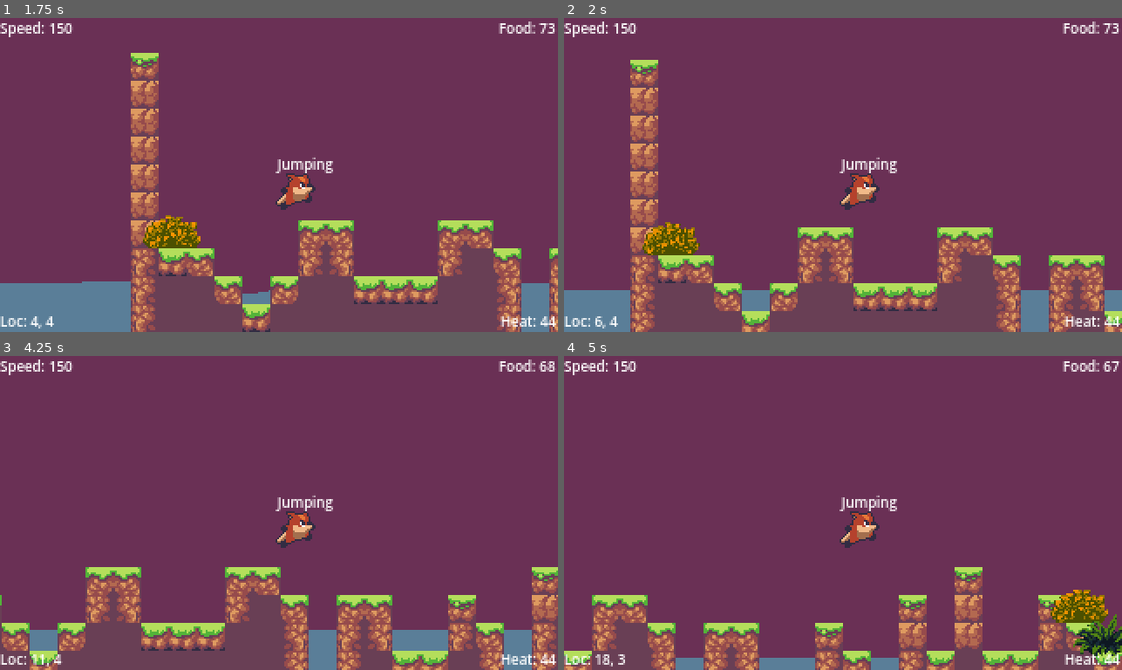
Above: before the commit, frames 1-4 (two rows, left to right).
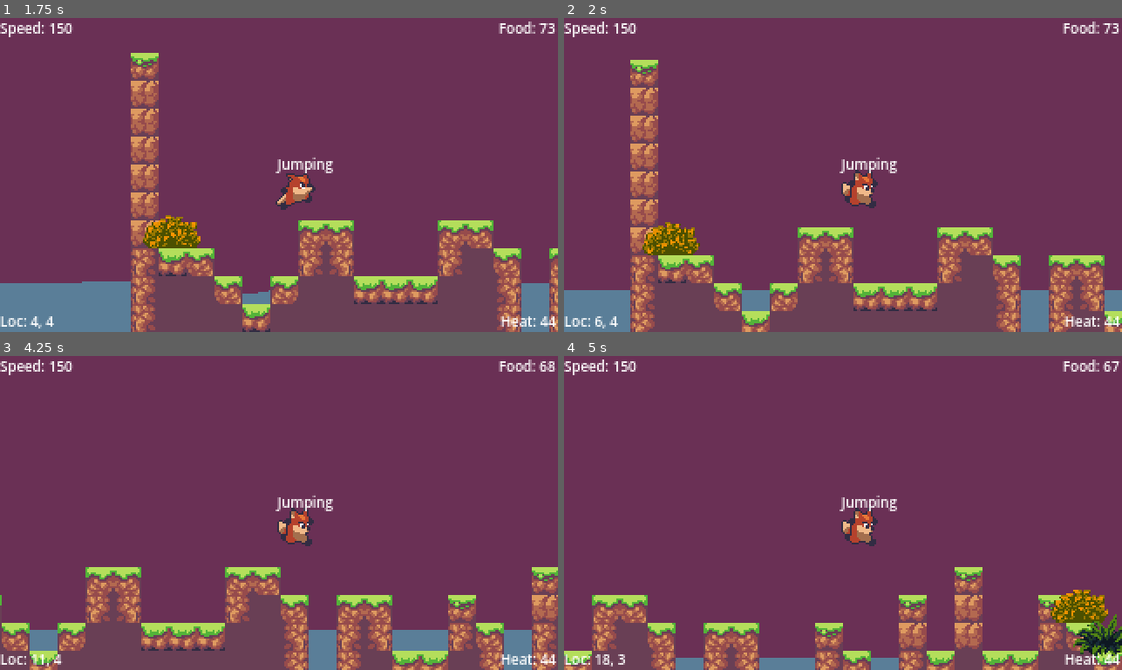
Above: after the commit, the same moments.

Repository: JP-Dhabolt/fox-in-a-firestorm
Game: Godot game, scene res://scenes/levels/Main.tscn
Two runs of this game, one before a commit and one after it. Both use one fixed random seed, a clock stepped at 60 frames per second and the inputs below. The engine's default icon, where the game draws it, is replaced by a stand-in: a white triangle on a blue panel in a dark square.
Inputs:
- Up to frame 1 (1.75 s): click "Test Level" at 0.5 s; hold D (move_right) from 1.28 s (still down); tap Space (jump) at 1.35, 1.52 s
- Up to frame 2 (2 s): keep holding D (move_right); tap Space (jump) at 1.82 s
- Up to frame 3 (4.25 s): tap S (pounce) at 2.1, 3.6 s; tap Space (jump) at 2.27, 2.3, 2.57, 2.85, 3.77, 3.8, 4.07 s; tap Enter at 2.75 s; release D (move_right) at 2.78 s; hold A (move_left) 2.78-3.53 s; hold D (move_right) from 3.53 s (still down)
- Up to frame 4 (5 s): keep holding D (move_right); tap Space (jump) at 4.35, 4.52, 4.82 s

Frame 1 is identical in both runs. In frame 2, 0.3% of the frame differs, in the area x 49-57%, y 48-62%; in frame 3, 0.3%; in frame 4, 0.3%.

Commit message:
Fix jump animation

Diff:
--- a/game/scenes/characters/Player/Player.tscn
+++ b/game/scenes/characters/Player/Player.tscn
@@ -25,6 +25,10 @@
 atlas = ExtResource("2_ljqyf")
 region = Rect2(33, 0, 33, 32)
 
+[sub_resource type="AtlasTexture" id="12"]
+atlas = ExtResource("5_pxfw4")
+region = Rect2(33, 0, 33, 32)
+
 [sub_resource type="AtlasTexture" id="21"]
 atlas = ExtResource("3_iif8v")
 region = Rect2(0, 0, 33, 32)
@@ -53,10 +57,6 @@
 atlas = ExtResource("5_pxfw4")
 region = Rect2(0, 0, 33, 32)
 
-[sub_resource type="AtlasTexture" id="12"]
-atlas = ExtResource("5_pxfw4")
-region = Rect2(33, 0, 33, 32)
-
 [sub_resource type="AtlasTexture" id="23"]
 atlas = ExtResource("6_x3iql")
 region = Rect2(33, 0, 33, 32)
@@ -100,6 +100,14 @@
 }, {
 "frames": [{
 "duration": 1.0,
+"texture": SubResource("12")
+}],
+"loop": true,
+"name": &"Fall",
+"speed": 5.0
+}, {
+"frames": [{
+"duration": 1.0,
 "texture": SubResource("21")
 }, {
 "duration": 1.0,
@@ -129,9 +137,6 @@
 "frames": [{
 "duration": 1.0,
 "texture": SubResource("11")
-}, {
-"duration": 1.0,
-"texture": SubResource("12")
 }],
 "loop": true,
 "name": &"Jump",
@@ -183,7 +188,7 @@
 [node name="AnimatedSprite2D" type="AnimatedSprite2D" parent="."]
 position = Vector2(10.5, 6)
 sprite_frames = SubResource("5")
-animation = &"Run"
+animation = &"Jump"
 
 [node name="CollisionShape2D" type="CollisionShape2D" parent="."]
 position = Vector2(9.875, 13)
--- a/game/scenes/characters/Player/States/Jumping.gd
+++ b/game/scenes/characters/Player/States/Jumping.gd
@@ -1,6 +1,9 @@
 extends PlayerState
 
 var jump_animation: String = "Jump"
+var fall_animation: String = "Fall"
+
+var is_rising: bool
 
 func _get_state_name() -> String:
 	return "Jumping"
@@ -8,10 +11,18 @@
 func enter(_previous_state: State) -> void:
 	state_machine.player.velocity.y = -state_machine.jump_force
 	state_machine.player.sprite.play(jump_animation)
+	is_rising = true
 
 func update_physics(_delta):
 	var player = state_machine.player
+
+	# Play the falling animation when moving down while jumping
+	if is_rising and player.velocity.y >= 0:
+		state_machine.player.sprite.play(fall_animation)
+		is_rising = false
+
 	if player.velocity.y >= 0 and player.is_on_floor():
 		state_machine.transition_to(state_machine.states.normal)
+
 	if Input.is_action_just_pressed("pounce"):
 		state_machine.transition_to(state_machine.states.pouncing)
